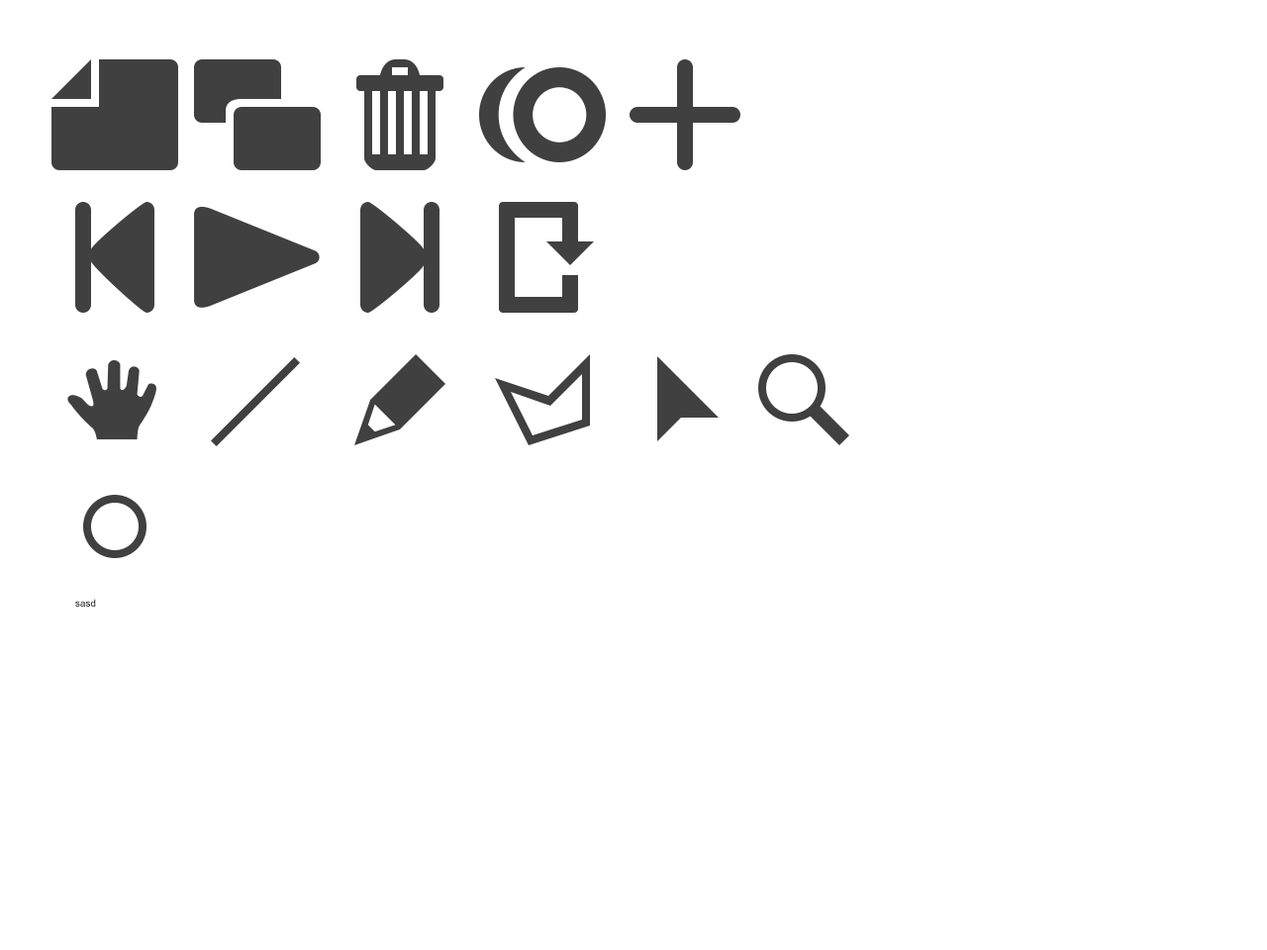
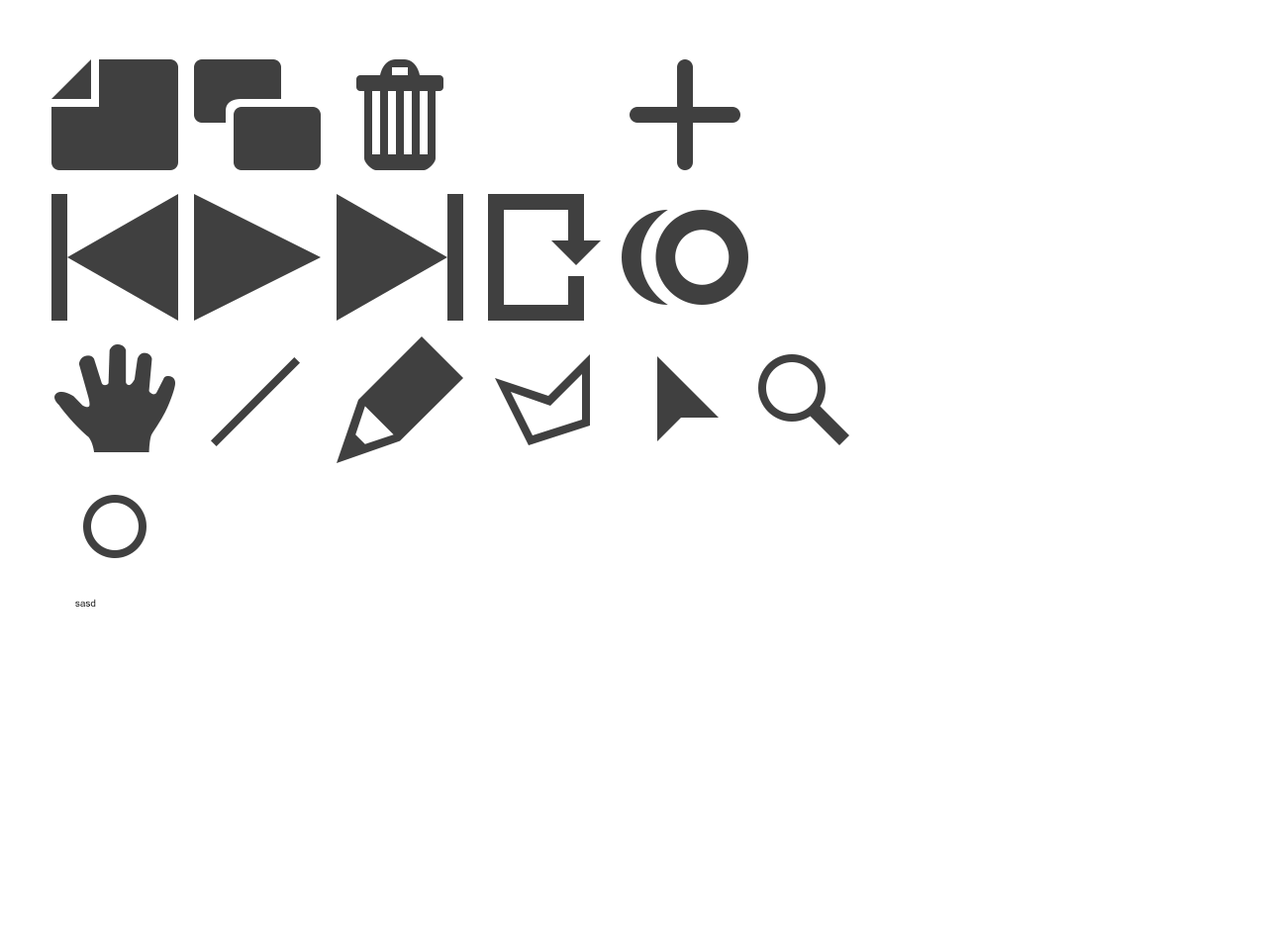
Layered file, before and after one edit (w=1267, h=950). Changes by layer:
added group "misc" with 2 layers above "tools" over (83, 67, 741, 464)
added group "tools" with 6 layers above "controls" over (54, 336, 464, 464)
renamed "pencil@4" to "pencil", moved it into group "tools", painted on it over (336, 336, 464, 464)
removed layer "hand@4" over (67, 360, 157, 440)
added layer "hand" in group "tools" over (54, 344, 176, 453)
added group "controls" with 5 layers above "other" over (51, 193, 749, 321)
added layer "first" in group "controls" over (51, 193, 179, 321)
renamed "play@8" to "play", moved it into group "controls", painted on it over (193, 193, 321, 321)
renamed "last@8" to "last", moved it into group "controls", painted on it over (336, 193, 464, 321)
removed layer "first@8" over (75, 201, 155, 313)
renamed "loop@8" to "loop", moved it into group "controls", painted on it over (487, 193, 601, 321)
moved "onion@8" into group "controls", painted on it over (478, 67, 749, 305)
